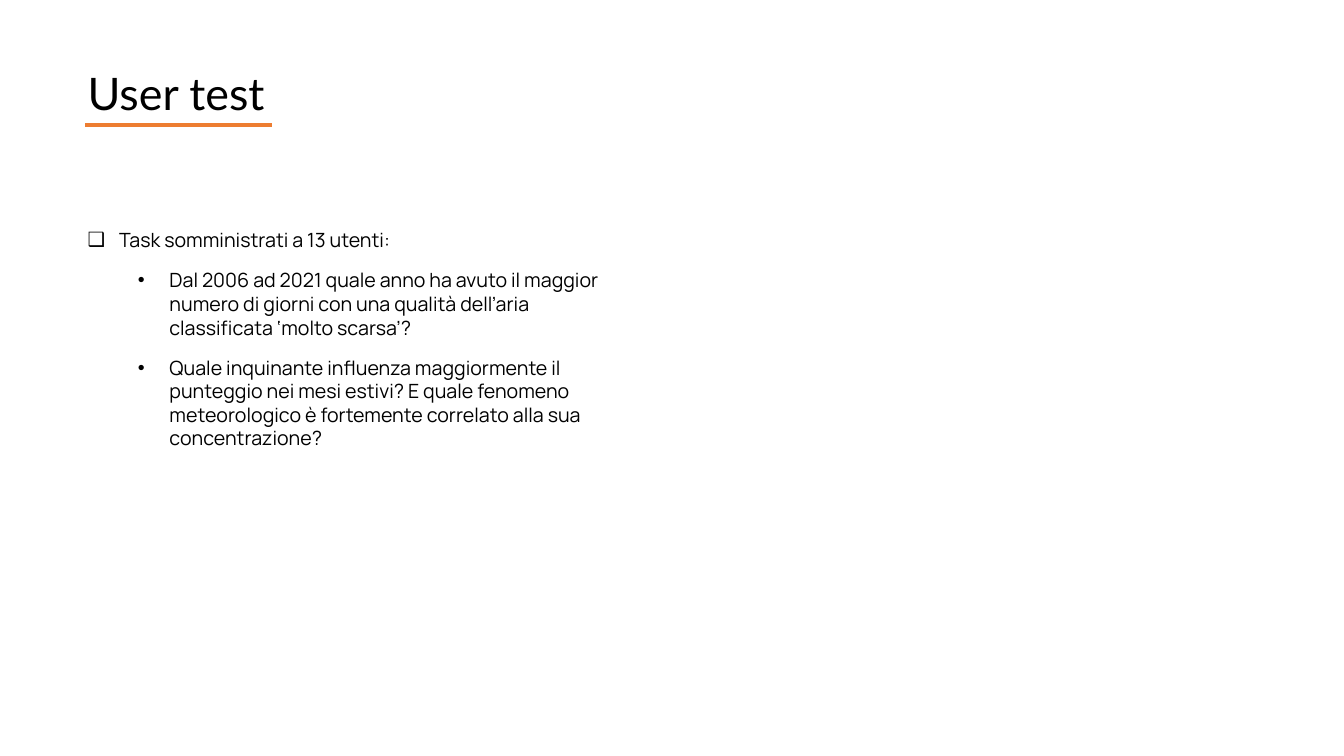
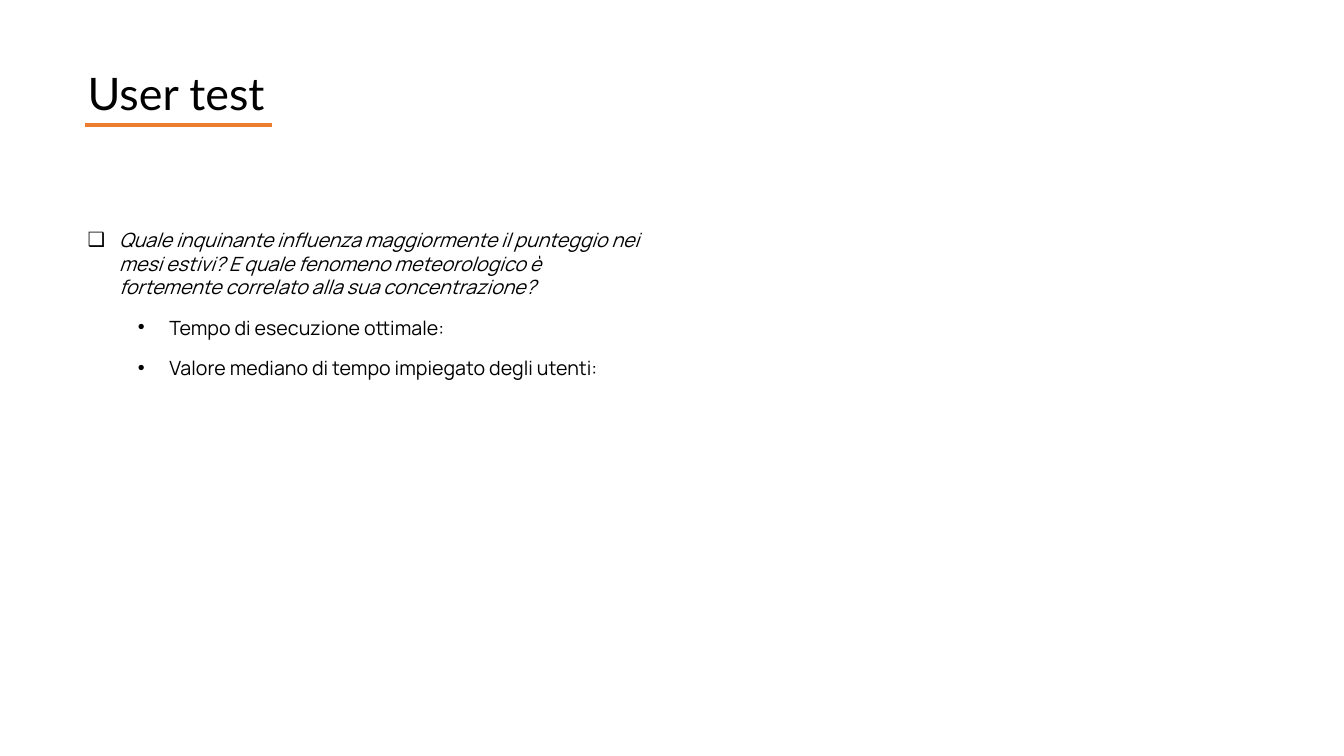
Before and after one commit to giocoal/air-quality-milano-interactive-data-visualization-tableau, a slide deck: slide 10 of Report/Report_progetto_Carbone_Cavallaro_Marconzini_Scuri.pptx. Drawn at 1344x756 pixels with LibreOffice and Linux fonts; fonts in the diff are those of the drawing. Boxes give left, top, right and bottom in pixels: in the first picture for what was removed or moved away, otherwise in the second. Text is boxed around its words. In the diff, an @@ line names an element or a change of style, - is before the commit and + after.

```diff
--- a/Report/Report_progetto_Carbone_Cavallaro_Marconzini_Scuri.pptx
+++ b/Report/Report_progetto_Carbone_Cavallaro_Marconzini_Scuri.pptx
@@ text at box(119, 232, 598, 336): paragraphs removed @@
-❑ Task somministrati a 13 utenti:
-  • Dal 2006 ad 2021 quale anno ha avuto il maggior numero di giorni con una qualità dell’aria classificata ‘molto scarsa’?
@@ text at box(119, 232, 639, 295): italic on in "Quale inquinante influenza maggiormente il punteggio nei ..."; bullet • to ❑; list level 2 to 1 in "Quale inquinante influenza maggiormente il ..." @@
@@ text at box(169, 320, 597, 380): paragraphs added @@
+  • Tempo di esecuzione ottimale:
+  • Valore mediano di tempo impiegato degli utenti:
```
Also in this commit, not shown: 2 other slides changed, 8 slides added, 7 slides removed, 8 other files.
